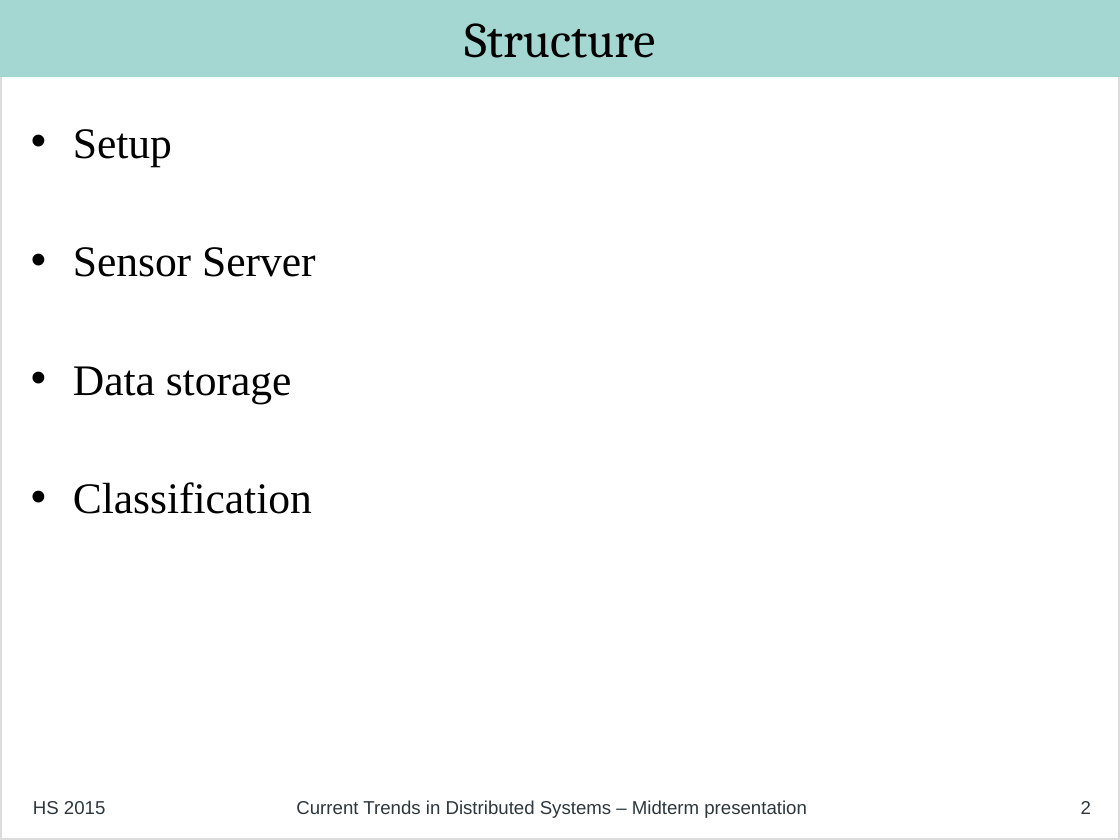
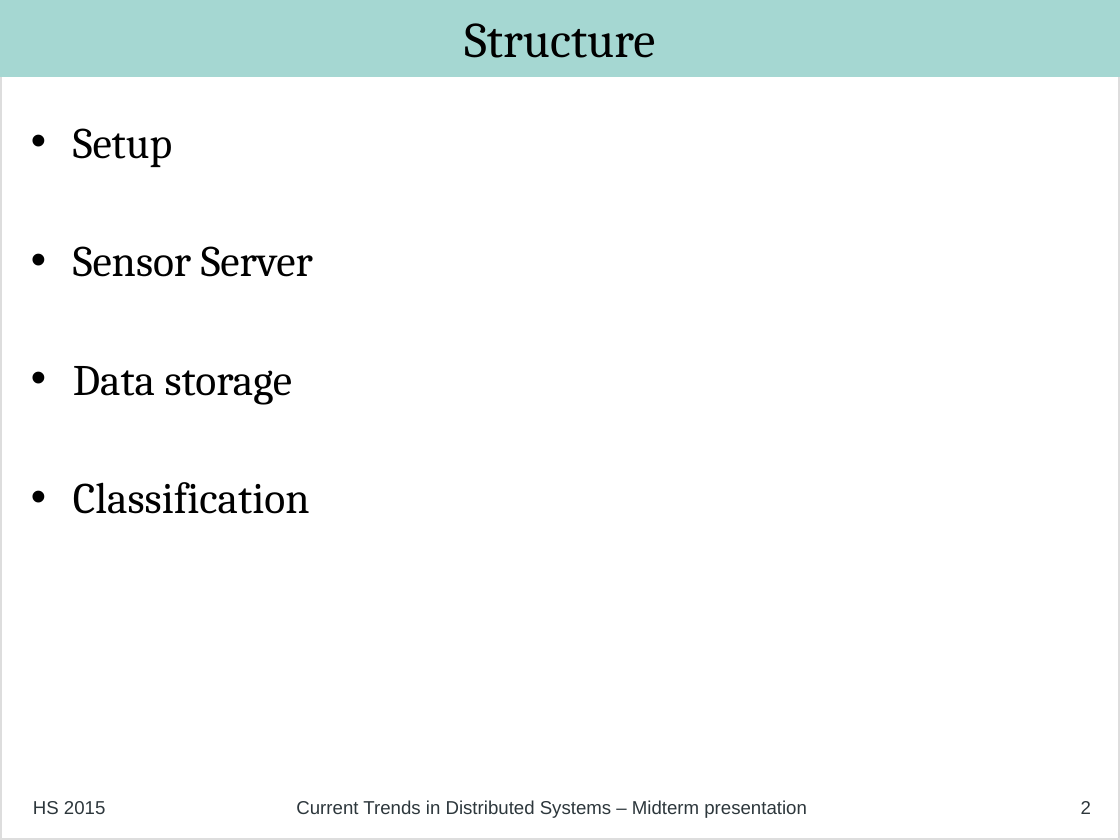
Before and after one commit to philipp-oldenburg/ctds-storm, a slide deck: slide 2 of Project-Weather-Station/Mid Term Presentation - Final.odp. Drawn at 1120x840 pixels with LibreOffice and Linux fonts; fonts in the diff are those of the drawing. Boxes give left, top, right and bottom in pixels: in the first picture for what was removed or moved away, otherwise in the second. Text is boxed around its words. In the diff, an @@ line names an element or a change of style, - is before the commit and + after.

Commit message:
a bit of formatting

```diff
--- a/Project-Weather-Station/Mid Term Presentation - Final.odp
+++ b/Project-Weather-Station/Mid Term Presentation - Final.odp
@@ text "Setup" at [73, 128, 313, 514]: font Times New Roman to Cambria @@
```
Also in this commit, not shown: 5 other slides changed.
